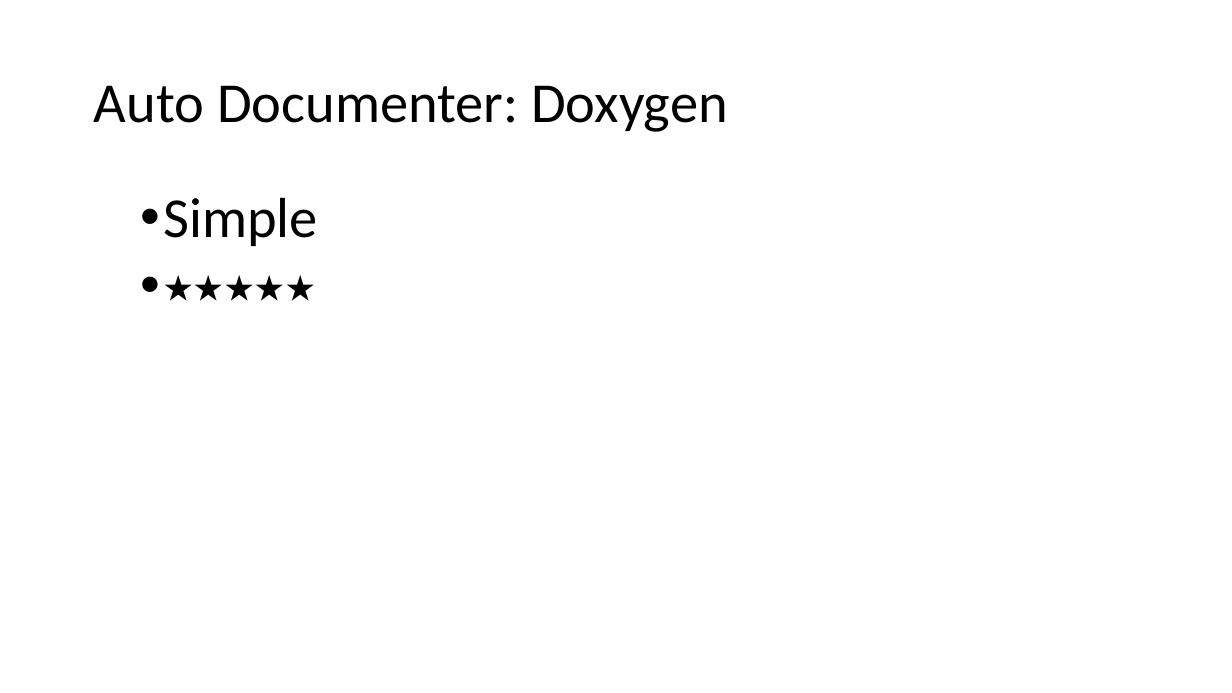
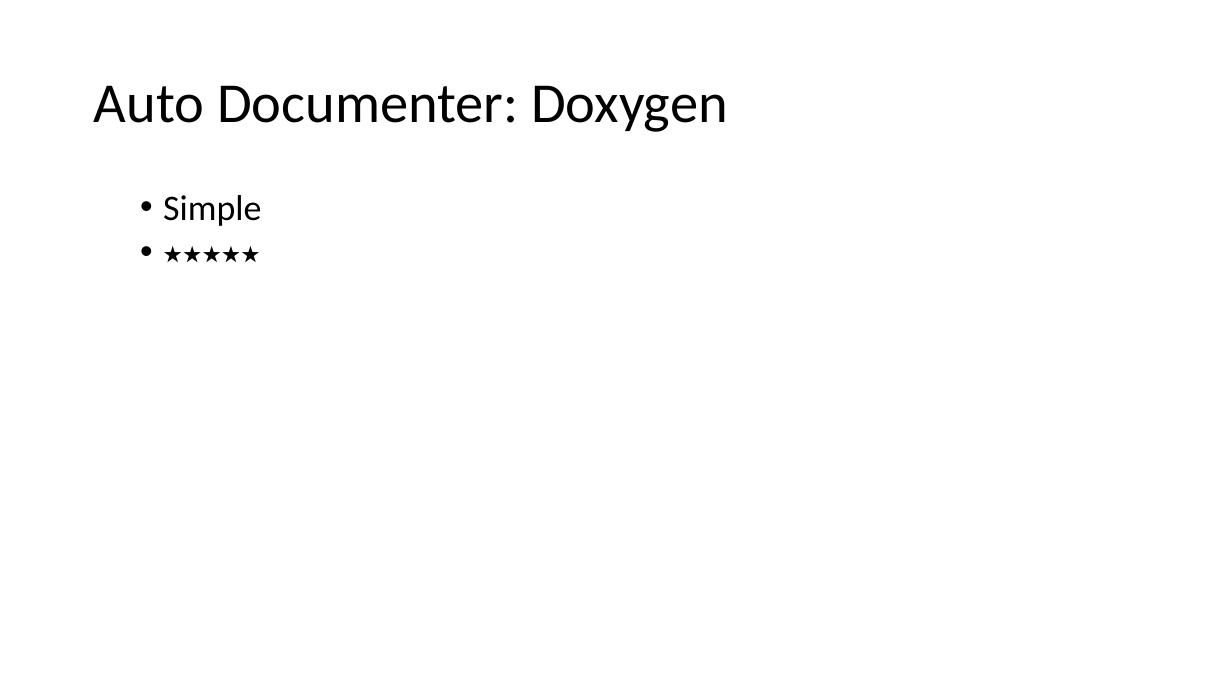
Before and after one commit to jjh68069/3308_Project, a slide deck: slide 7 of Documentation/ProjectPart5.pptx. Drawn at 1232x693 pixels with LibreOffice and Linux fonts; fonts in the diff are those of the drawing. Boxes give left, top, right and bottom in pixels: in the first picture for what was removed or moved away, otherwise in the second. Text is boxed around its words. In the diff, an @@ line names an element or a change of style, - is before the commit and + after.

```diff
--- a/Documentation/ProjectPart5.pptx
+++ b/Documentation/ProjectPart5.pptx
@@ text "Simple" at [163,195,261,226]: size 44 to 28 pt @@
```
Also in this commit, not shown: 4 other slides changed, 3 other files.
